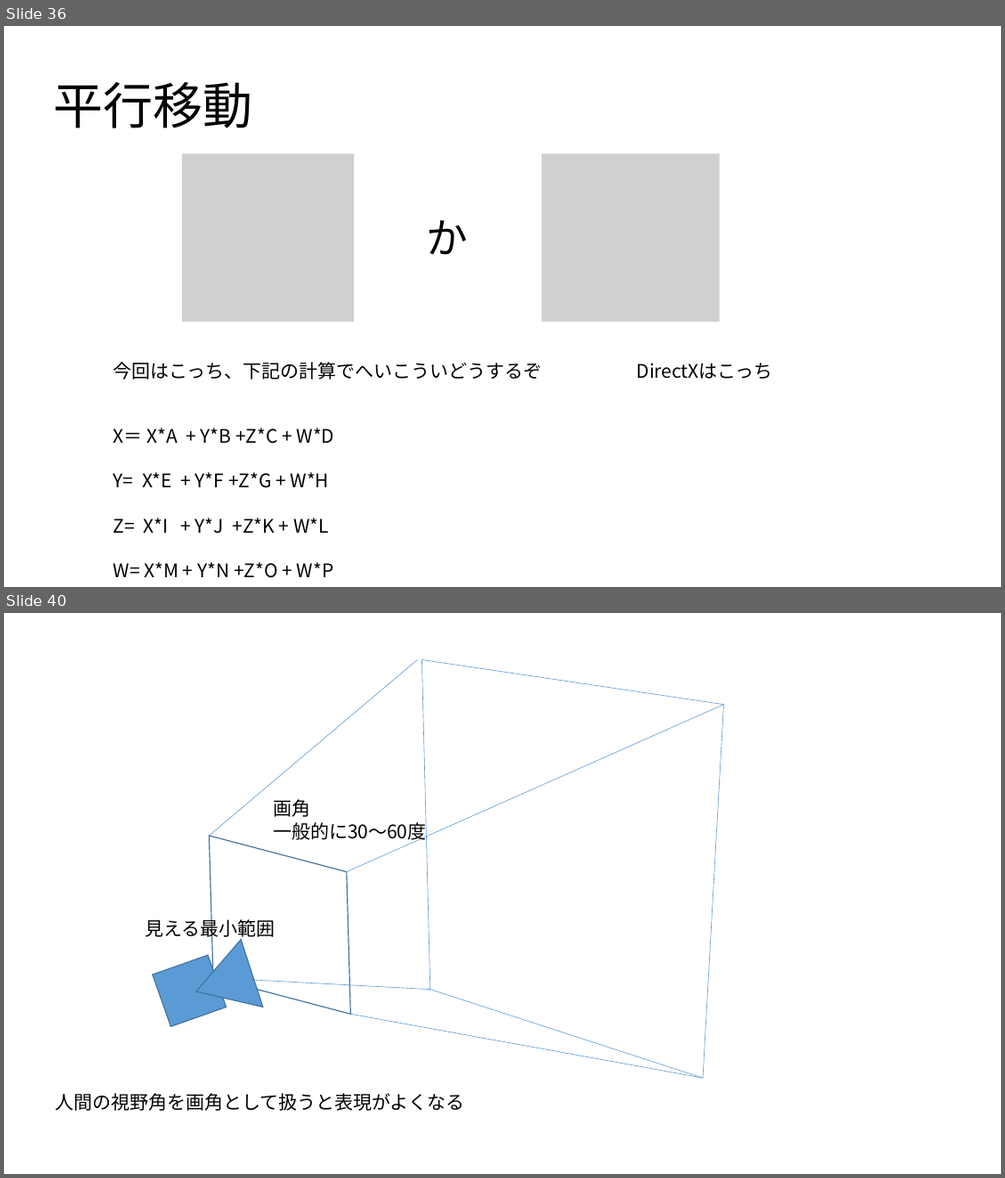
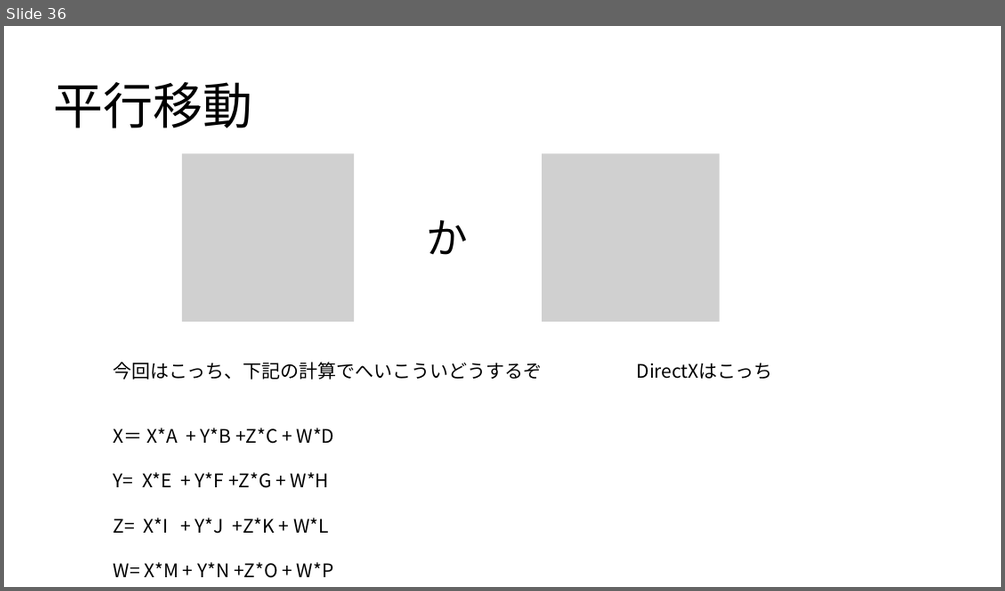
Before and after one commit to UMA729/MySchoolDatas, a slide deck: ゲ数Ⅱ/ゲーム数学.pptx. Shown one above the other, each under a label of ours: slides 36 and 40 before the commit, slide 36 after it; the slides between them are not shown. The pictures are 1005x1178 and 1005x591 pixels, drawn with LibreOffice and Linux fonts; fonts in the diff are those of the drawing; grey boxes stand for pictures. Boxes give left, top, right and bottom in pixels: in the first picture for what was removed or moved away, otherwise in the second. Text is boxed around its words. In the diff, an @@ line names an element or a change of style, - is before the commit and + after.

```diff
--- a/ゲ数Ⅱ/ゲーム数学.pptx
+++ b/ゲ数Ⅱ/ゲーム数学.pptx
@@ slide 40 removed at (4,613,1001,1174), background #FFFFFF @@
@@ line removed from (209, 835) to (418, 659) @@
@@ line removed from (430, 990) to (422, 660) @@
@@ line removed from (422, 660) to (723, 705) @@
@@ line removed from (347, 872) to (723, 705) @@
@@ line removed from (704, 1078) to (723, 705) @@
@@ diamond removed at (143,783,417,1067) @@
@@ text removed at (273,799,427,843) @@
-画角
-一般的に30～60度
@@ text removed at (146,917,275,941) @@
-見える最小範囲
@@ rectangle removed at (153,955,226,1027) @@
@@ triangle removed at (186,940,263,1025) @@
@@ line removed from (213, 978) to (430, 989) @@
@@ line removed from (704, 1078) to (430, 989) @@
@@ line removed from (351, 1013) to (704, 1078) @@
@@ text removed at (55,1093,464,1111) @@
-人間の視野角を画角として扱うと表現がよくなる
```
Also in this commit, not shown: 1 slide changed, 10 other slides removed, 44 other files.
